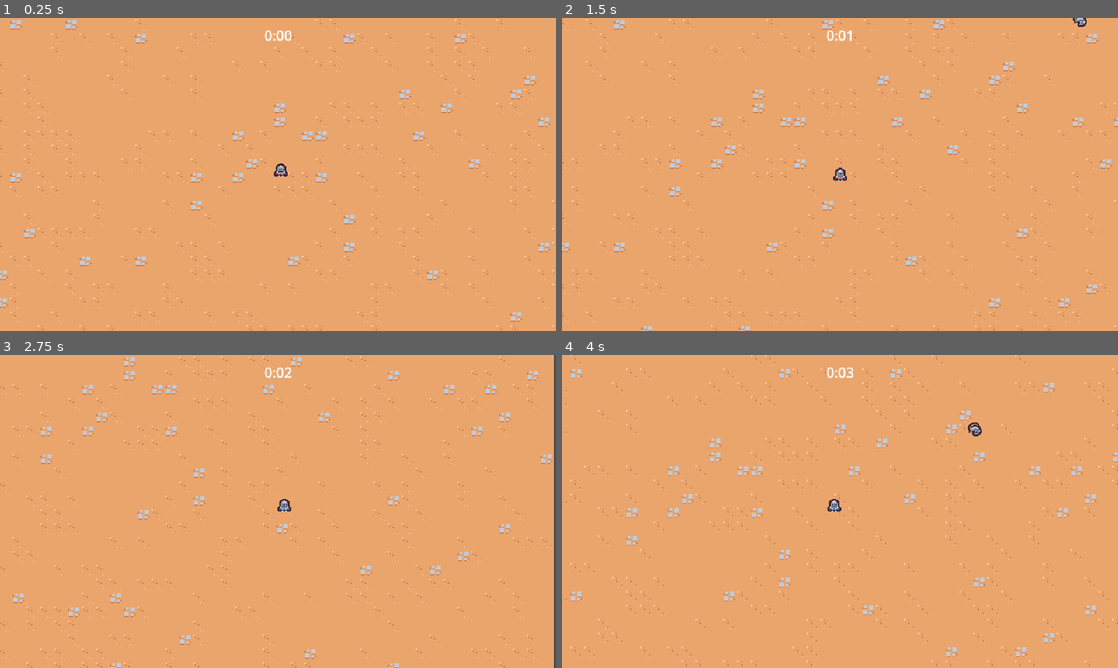
Above: before the commit, frames 1-4 (two rows, left to right).
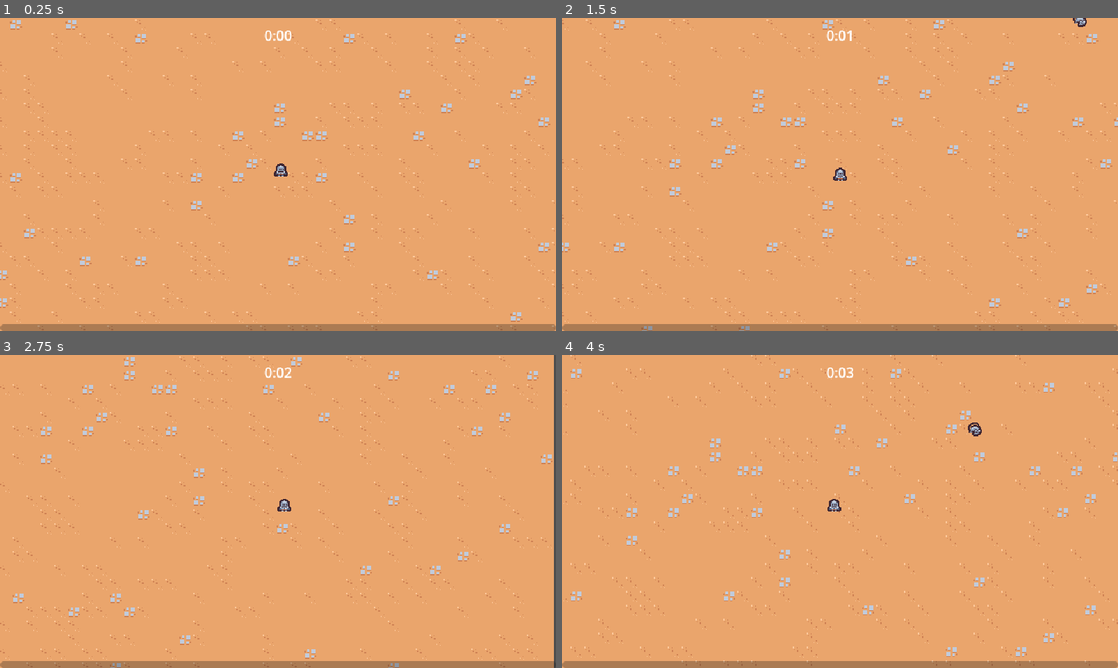
Above: after the commit, the same moments.

Repository: mc-carthy/gdSurvivors
Game: Godot game, scene res://scenes/main/main.tscn
The game is run twice, just before and just after one commit, with the same random seed, the same clock (stepped at 60 frames per second) and the same inputs.
Inputs:
- Up to frame 1 (0.25 s): no input
- Up to frame 2 (1.5 s): hold D (move_right) 0.53-1.28 s; hold S (move_down) from 1.28 s (still down)
- Up to frame 3 (2.75 s): release S (move_down) at 2.03 s; hold D (move_right) from 2.03 s (still down)
- Up to frame 4 (4 s): release D (move_right) at 2.78 s; hold W (move_up) 2.78-3.53 s; hold A (move_left) from 3.53 s (still down)

The runs differ from the first frame. In frame 1, 2.2% of the frame differs, in the area x 0-100%, y 97-100%; in frame 2, 2.2%; in frame 3, 2.2%; in frame 4, 2.2%.

Commit message:
Add experience bar

Diff:
--- a/scenes/component/hitbox_component.gd
+++ b/scenes/component/hitbox_component.gd
@@ -2,12 +2,3 @@
 class_name HitboxComponent
 
 var damage = 0
-
-# Called when the node enters the scene tree for the first time.
-func _ready() -> void:
-	pass # Replace with function body.
-
-
-# Called every frame. 'delta' is the elapsed time since the previous frame.
-func _process(delta: float) -> void:
-	pass
--- a/scenes/component/hurtbox_component.gd
+++ b/scenes/component/hurtbox_component.gd
@@ -3,14 +3,10 @@
 
 @export var health_component: Node
 
-# Called when the node enters the scene tree for the first time.
+
 func _ready() -> void:
 	area_entered.connect(on_area_entered)
 
-
-# Called every frame. 'delta' is the elapsed time since the previous frame.
-func _process(delta: float) -> void:
-	pass
 
 func on_area_entered(other_area: Area2D) -> void:
 	if not other_area is HitboxComponent: return
--- a/scenes/main/main.tscn
+++ b/scenes/main/main.tscn
@@ -7,11 +7,15 @@
 [ext_resource type="PackedScene" uid="uid://vciv1f2bm47l" path="res://scenes/manager/experience_manager.tscn" id="4_wu7ee"]
 [ext_resource type="PackedScene" uid="uid://o0ockpubllr1" path="res://scenes/manager/enemy_manager.tscn" id="5_4l807"]
 [ext_resource type="PackedScene" uid="uid://wrdqkjjyno70" path="res://scenes/ui/arena_time_ui.tscn" id="5_mgg55"]
+[ext_resource type="PackedScene" uid="uid://dlemslrauadmg" path="res://scenes/ui/experience_bar.tscn" id="8_bjlbx"]
 
 [node name="Main" type="Node"]
 
 [node name="ArenaTimeUI" parent="." node_paths=PackedStringArray("arena_time_manager") instance=ExtResource("5_mgg55")]
 arena_time_manager = NodePath("../ArenaTimeManager")
+
+[node name="ExperienceBar" parent="." node_paths=PackedStringArray("experience_manager") instance=ExtResource("8_bjlbx")]
+experience_manager = NodePath("../ExperienceManager")
 
 [node name="ArenaTimeManager" parent="." instance=ExtResource("2_5wkao")]
 
--- a/scenes/manager/experience_manager.gd
+++ b/scenes/manager/experience_manager.gd
@@ -1,12 +1,24 @@
 extends Node
 
+signal experience_updated(current_experience: float, target_experience: float)
+
+const TARGET_EXPERIENCE_GROWTH = 5
+
 var current_experience = 0
+var current_level = 1
+var target_experience = 5
 
 func _ready() -> void:
 	GameEvents.experience_vial_collected.connect(on_experience_vial_collected)
 
 func increment_experience(number: float) -> void:
-	current_experience += number
+	current_experience = min(current_experience + number, target_experience)
+	experience_updated.emit(current_experience, target_experience)
+	if current_experience == target_experience:
+		current_level += 1
+		target_experience += TARGET_EXPERIENCE_GROWTH
+		current_experience = 0
+		experience_updated.emit(current_experience, target_experience)
 
 
 func on_experience_vial_collected(number: float) -> void:
--- a/scenes/ui/arena_time_ui.gd
+++ b/scenes/ui/arena_time_ui.gd
@@ -3,7 +3,7 @@
 @export var arena_time_manager: Node
 @onready var label: Label = %Label
 
-func _process(delta: float) -> void:
+func _process(_delta: float) -> void:
 	if arena_time_manager == null: return
 	var time_elapsed = arena_time_manager.get_time_elapsed()
 	label.text = format_seconds_to_string(time_elapsed)
--- /dev/null
+++ b/scenes/ui/experience_bar.gd
@@ -0,0 +1,12 @@
+extends CanvasLayer
+
+@export var experience_manager: Node
+
+@onready var progress_bar = $MarginContainer/ProgressBar
+
+func _ready() -> void:
+	progress_bar.value = 0
+	experience_manager.experience_updated.connect(on_experience_updated)
+
+func on_experience_updated(current_experience: float, target_experience: float) -> void:
+	progress_bar.value = current_experience / target_experience
--- /dev/null
+++ b/scenes/ui/experience_bar.tscn
@@ -0,0 +1,23 @@
+[gd_scene load_steps=2 format=3 uid="uid://dlemslrauadmg"]
+
+[ext_resource type="Script" path="res://scenes/ui/experience_bar.gd" id="1_q1rl0"]
+
+[node name="ExperienceBar" type="CanvasLayer"]
+script = ExtResource("1_q1rl0")
+
+[node name="MarginContainer" type="MarginContainer" parent="."]
+anchors_preset = 15
+anchor_right = 1.0
+anchor_bottom = 1.0
+grow_horizontal = 2
+grow_vertical = 2
+mouse_filter = 2
+
+[node name="ProgressBar" type="ProgressBar" parent="MarginContainer"]
+custom_minimum_size = Vector2(2.08165e-12, 8)
+layout_mode = 2
+size_flags_vertical = 8
+mouse_filter = 2
+max_value = 1.0
+value = 0.5
+show_percentage = false
Not shown: 1 places in scenes/main/main.tscn that only renumber resources
